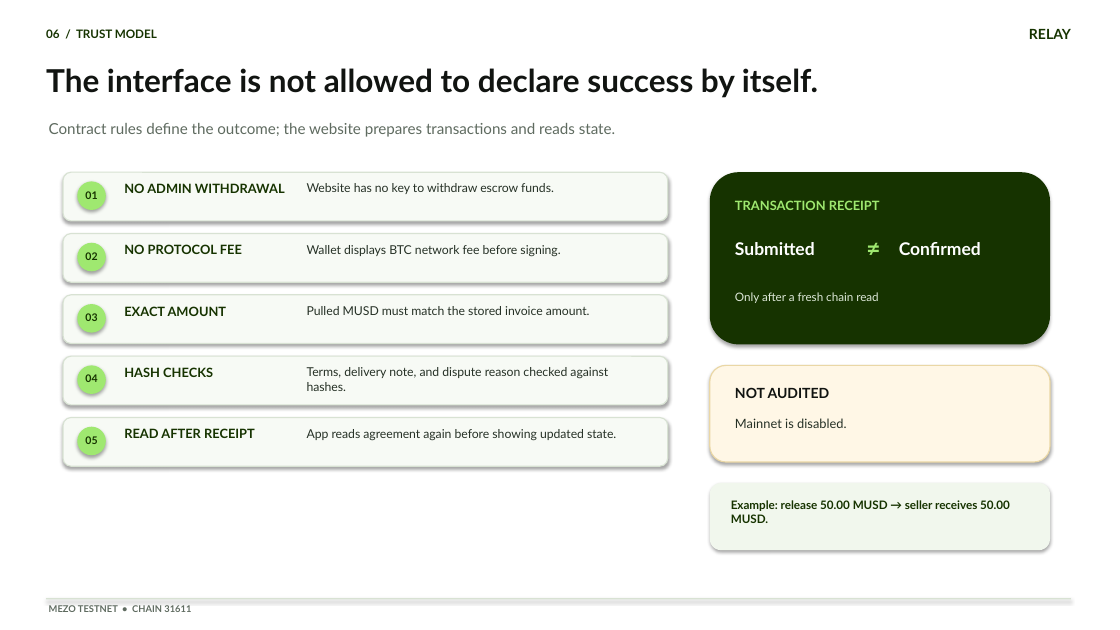
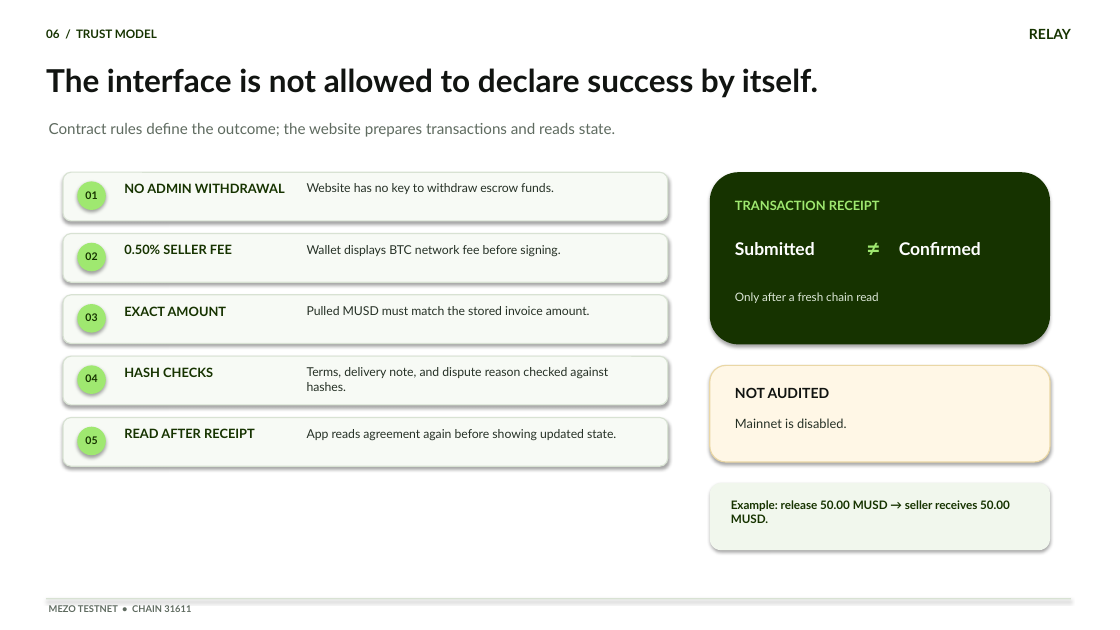
Before and after one commit to AhmedAmer72/RELAY, a slide deck: slide 6 of RELAY_Mezo_Buildathon_Pitch_Deck.pptx. Drawn at 1120x630 pixels with LibreOffice and Linux fonts; fonts in the diff are those of the drawing. Boxes give left, top, right and bottom in pixels: in the first picture for what was removed or moved away, otherwise in the second. Text is boxed around its words. In the diff, an @@ line names an element or a change of style, - is before the commit and + after.

Commit message:
Show the 0.50% seller fee from the current escrow and label each receipt with the contract that received it.

```diff
--- a/RELAY_Mezo_Buildathon_Pitch_Deck.pptx
+++ b/RELAY_Mezo_Buildathon_Pitch_Deck.pptx
@@ text at box(124, 244, 232, 254): text changed @@
-NO PROTOCOL FEE
+0.50% SELLER FEE
```
Also in this commit, not shown: 3 other slides changed, 9 other files.
